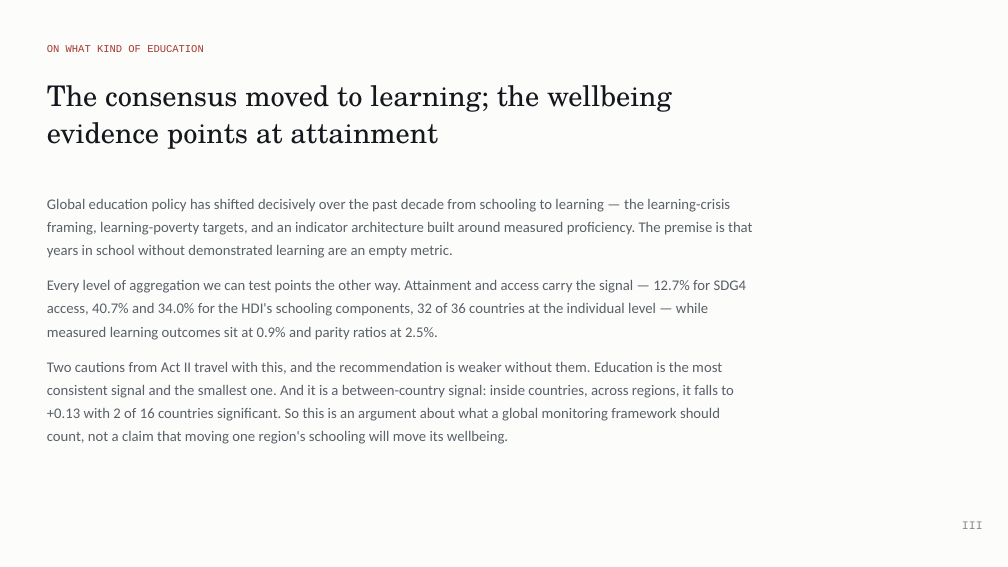
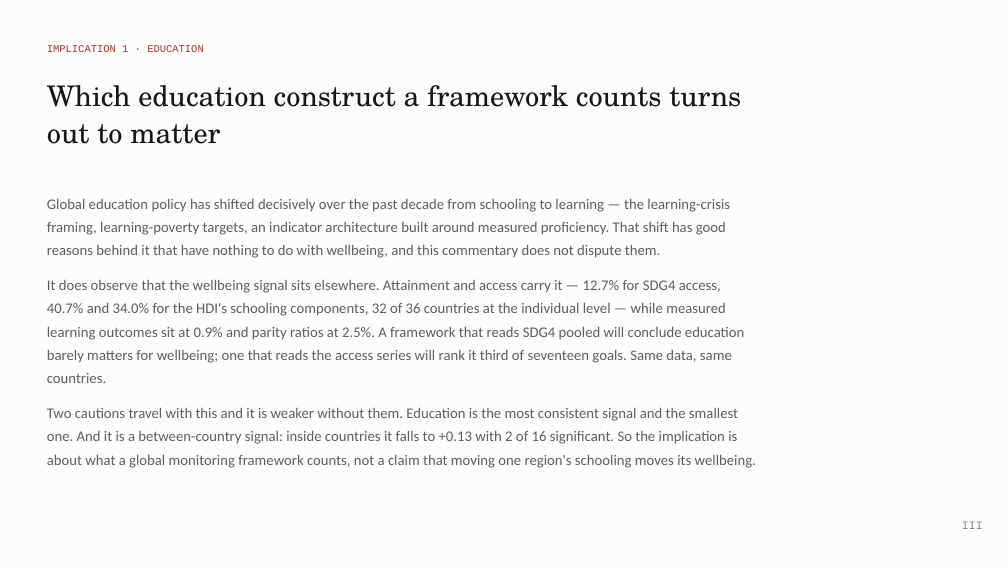
Before and after one commit to cwejnert/HDI-Happiness, a slide deck: slide 31 of deck/Measured_Where_It_Varies.pptx. Drawn at 1008x567 pixels with LibreOffice and Linux fonts; fonts in the diff are those of the drawing. Boxes give left, top, right and bottom in pixels: in the first picture for what was removed or moved away, otherwise in the second. Text is boxed around its words. In the diff, an @@ line names an element or a change of style, - is before the commit and + after.

```diff
--- a/deck/Measured_Where_It_Varies.pptx
+++ b/deck/Measured_Where_It_Varies.pptx
@@ text at (x1=47, y1=45, x2=204, y2=52): text changed @@
-ON WHAT KIND OF EDUCATION
+IMPLICATION 1 · EDUCATION
@@ text at (x1=47, y1=85, x2=741, y2=144): text changed @@
-The consensus moved to learning; the wellbeing evidence points at attainment
+Which education construct a framework counts turns out to matter
@@ text at (x1=47, y1=199, x2=756, y2=468): text changed @@
-Global education policy has shifted decisively over the past decade from schooling to learning — the learning-crisis framing, learning-poverty targets, and an indicator architecture built around measured proficiency. The premise is that years in school without demonstrated learning are an empty metric.
-Every level of aggregation we can test points the other way. Attainment and access carry the signal — 12.7% for SDG4 access, 40.7% and 34.0% for the HDI's schooling components, 32 of 36 countries at the individual level — while measured learning outcomes sit at 0.9% and parity ratios at 2.5%.
-Two cautions from Act II travel with this, and the recommendation is weaker without them. Education is the most consistent signal and the smallest one. And it is a between-country signal: inside countries, across regions, it falls to +0.13 with 2 of 16 countries significant. So this is an argument about what a global monitoring framework should count, not a claim that moving one region's schooling will move its wellbeing.
+Global education policy has shifted decisively over the past decade from schooling to learning — the learning-crisis framing, learning-poverty targets, an indicator architecture built around measured proficiency. That shift has good reasons behind it that have nothing to do with wellbeing, and this commentary does not dispute them.
+It does observe that the wellbeing signal sits elsewhere. Attainment and access carry it — 12.7% for SDG4 access, 40.7% and 34.0% for the HDI's schooling components, 32 of 36 countries at the individual level — while measured learning outcomes sit at 0.9% and parity ratios at 2.5%. A framework that reads SDG4 pooled will conclude education barely matters for wellbeing; one that reads the access series will rank it third of seventeen goals. Same data, same countries.
+Two cautions travel with this and it is weaker without them. Education is the most consistent signal and the smallest one. And it is a between-country signal: inside countries it falls to +0.13 with 2 of 16 significant. So the implication is about what a global monitoring framework counts, not a claim that moving one region's schooling moves its wellbeing.
```
Also in this commit, not shown: 10 other slides changed, 4 other files.
